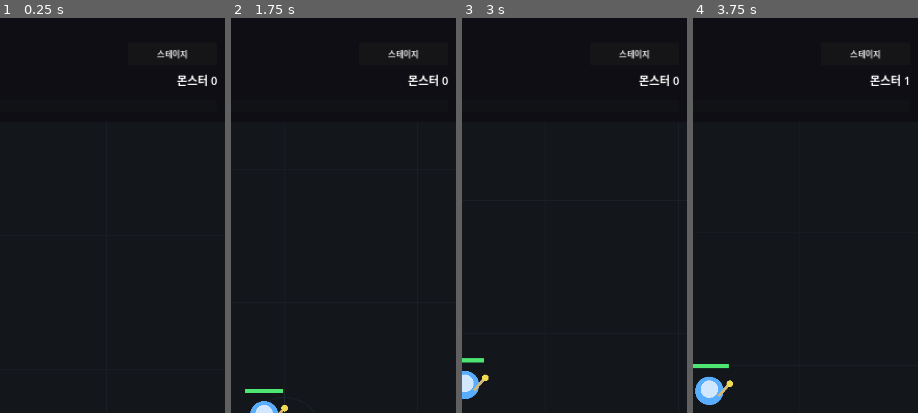
Above: before the commit, frames 1-4 (left to right).
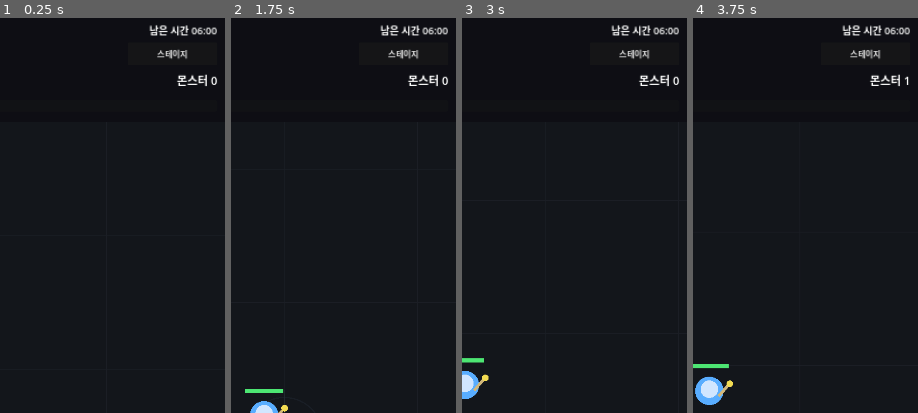
Above: after the commit, the same moments.

Repository: MinSung0732/Again-Hero-
Game: Godot game, scene res://src/main/Main.tscn
Two runs of this game, one before a commit and one after it. Both use one fixed random seed, a clock stepped at 60 frames per second and the inputs below.
Inputs:
- Up to frame 1 (0.25 s): no input
- Up to frame 2 (1.75 s): click "스테이지" at 0.5 s; click "Stage 1 · 첫 번째 침입자 견습 마도사 · 해…" at 1.25 s
- Up to frame 3 (3 s): click "자동 배치" at 2 s; click "수동 배치" at 2.75 s
- Up to frame 4 (3.75 s): click "슬라임 비용 3.0" at 3.5 s
The pictures show only the part of the screen within x 48-98%, y 0-50%; the shares and areas given below are measured in that part.

The runs differ from the first frame. In frame 1, 0.5% of the frame differs, in the area x 66-97%, y 1-5%; in frame 2, 0.5%; in frame 3, 0.5%; in frame 4, 0.5%.
Error in both runs: Invalid call to function 'get_name' in base 'GDScript'. Expected 0 arguments. (res://src/battle/battle.gd:413)

Commit message:
ui: show run timer and end-of-run analysis

Diff:
--- a/src/main/Main.tscn
+++ b/src/main/Main.tscn
@@ -56,10 +56,20 @@
 [node name="Title" type="Label" parent="HUD/TopBar"]
 offset_left = 40.0
 offset_top = 20.0
-offset_right = 1040.0
+offset_right = 720.0
 offset_bottom = 80.0
 theme_override_font_sizes/font_size = 48
 text = "용사, 또 너야?"
+
+[node name="RunTimer" type="Label" parent="HUD/TopBar"]
+offset_left = 730.0
+offset_top = 24.0
+offset_right = 1040.0
+offset_bottom = 72.0
+theme_override_font_sizes/font_size = 24
+text = "남은 시간 06:00"
+horizontal_alignment = 2
+vertical_alignment = 1
 
 [node name="Subtitle" type="Label" parent="HUD/TopBar"]
 offset_left = 42.0
@@ -449,9 +459,9 @@
 anchor_right = 0.5
 anchor_bottom = 0.5
 offset_left = -420.0
-offset_top = -300.0
+offset_top = -520.0
 offset_right = 420.0
-offset_bottom = 300.0
+offset_bottom = 520.0
 grow_horizontal = 2
 grow_vertical = 2
 
@@ -480,6 +490,15 @@
 horizontal_alignment = 1
 autowrap_mode = 2
 
+[node name="ResultAnalysis" type="Label" parent="HUD/ResultPanel/Margin/VBox"]
+custom_minimum_size = Vector2(0, 260)
+layout_mode = 2
+theme_override_font_sizes/font_size = 20
+text = "Run 분석"
+horizontal_alignment = 0
+vertical_alignment = 1
+autowrap_mode = 2
+
 [node name="NextStageButton" type="Button" parent="HUD/ResultPanel/Margin/VBox"]
 visible = false
 custom_minimum_size = Vector2(0, 100)
